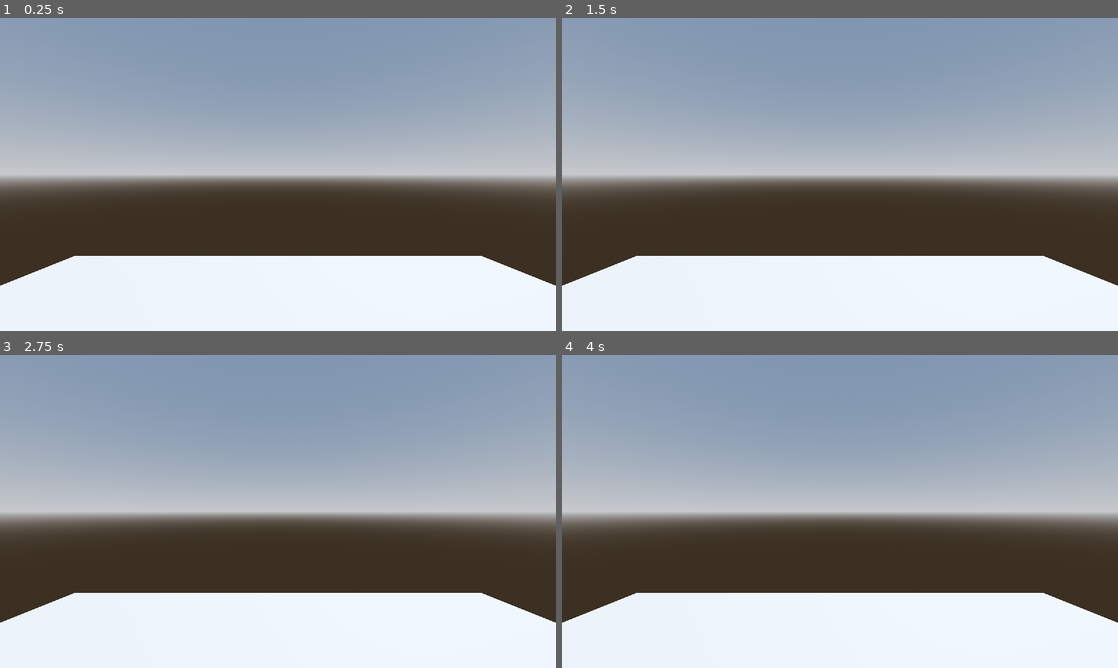
Above: before the commit, frames 1-4 (two rows, left to right).
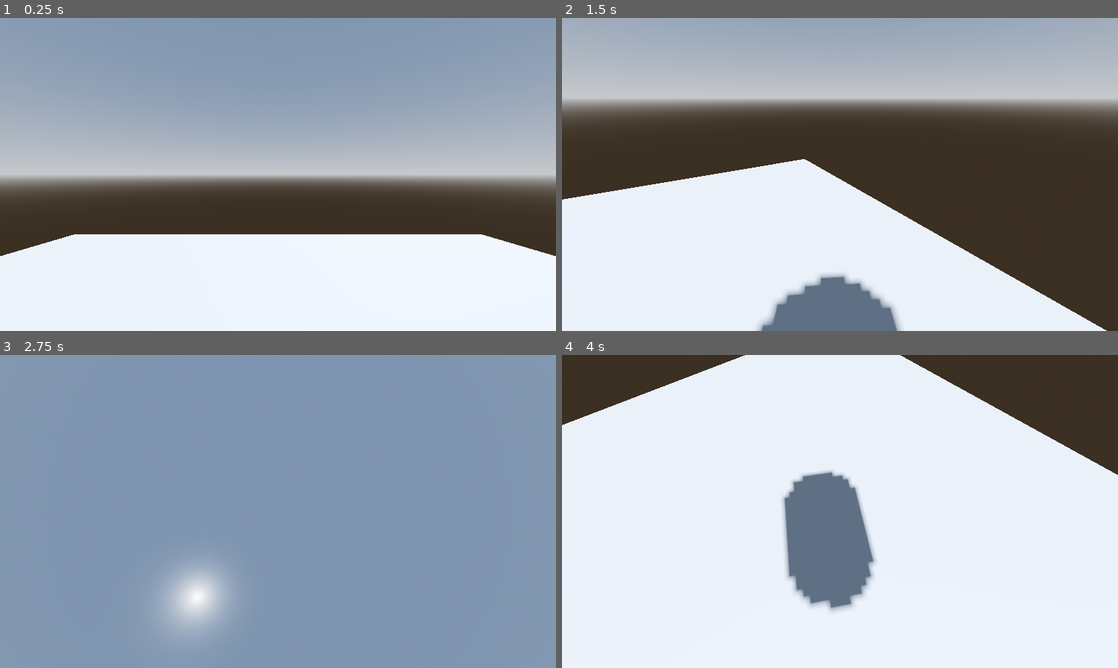
Above: after the commit, the same moments.

Repository: AlexandreQuesnay/PartyGameGodot
Game: Godot game, scene res://test-scene.tscn
The game is run twice, just before and just after one commit, with the same random seed, the same clock (stepped at 60 frames per second) and the same inputs. The project has no main scene, so this scene is started directly.
Inputs (mouse positions are in pixels of both pictures, inside the frame that each line leads up to):
- Up to frame 1 (0.25 s): no input
- Up to frame 2 (1.5 s): tap Enter (ui_accept) at 0.5, 0.6, 0.77, 1.07, 1.25, 1.35 s; move the mouse to (962, 158) at 0.52 s; hold D (right, bound only after the commit) 0.53-1.28 s; move the mouse to (728, 190) at 1.27 s; hold S (down, bound only after the commit) from 1.28 s (still down)
- Up to frame 3 (2.75 s): tap Enter (ui_accept) at 1.52, 1.82, 2.1 s; move the mouse to (333, 442) at 2.02 s; release S (down, bound only after the commit) at 2.03 s; hold D (right, bound only after the commit) from 2.03 s (still down)
- Up to frame 4 (4 s): tap Enter (ui_accept) at 2.75, 2.85, 3.02, 3.32, 3.6, 3.77 s; move the mouse to (812, 574) at 2.77 s; release D (right, bound only after the commit) at 2.78 s; hold W (up, bound only after the commit) 2.78-3.53 s; move the mouse to (1006, 558) at 3.52 s; hold A (left, bound only after the commit) from 3.53 s (still down)

The runs differ from the first frame. In frame 1, 7.2% of the frame differs, in the area x 0-100%, y 69-86%; in frame 2, 70%; in frame 3, 71%; in frame 4, 78%, in the area x 0-100%, y 0-86%.

Commit message:
create player movement script + improve test scene

Diff:
--- /dev/null
+++ b/partygame/player-controller.tscn
@@ -0,0 +1,21 @@
+[gd_scene load_steps=4 format=3 uid="uid://tg3467c7pxas"]
+
+[ext_resource type="Script" path="res://script/player-mouvement/player.gd" id="1_dp7bu"]
+
+[sub_resource type="CapsuleMesh" id="CapsuleMesh_13735"]
+
+[sub_resource type="CapsuleShape3D" id="CapsuleShape3D_rs0md"]
+
+[node name="Player" type="CharacterBody3D"]
+script = ExtResource("1_dp7bu")
+
+[node name="MeshInstance3D" type="MeshInstance3D" parent="."]
+transform = Transform3D(1, 0, 0, 0, 1, 0, 0, 0, 1, 0, 1, 0)
+mesh = SubResource("CapsuleMesh_13735")
+
+[node name="CollisionShape3D" type="CollisionShape3D" parent="."]
+transform = Transform3D(1, 0, 0, 0, 1, 0, 0, 0, 1, 0, 1, 0)
+shape = SubResource("CapsuleShape3D_rs0md")
+
+[node name="Camera3D" type="Camera3D" parent="."]
+transform = Transform3D(1, 0, 0, 0, 1, 0, 0, 0, 1, 0, 1.46937, 0)
--- a/partygame/project.godot
+++ b/partygame/project.godot
@@ -20,6 +20,33 @@
 window/size/viewport_height=1440
 window/size/mode=2
 
+[input]
+
+up={
+"deadzone": 0.5,
+"events": [Object(InputEventKey,"resource_local_to_scene":false,"resource_name":"","device":-1,"window_id":0,"alt_pressed":false,"shift_pressed":false,"ctrl_pressed":false,"meta_pressed":false,"pressed":false,"keycode":0,"physical_keycode":87,"key_label":0,"unicode":122,"location":0,"echo":false,"script":null)
+]
+}
+down={
+"deadzone": 0.5,
+"events": [Object(InputEventKey,"resource_local_to_scene":false,"resource_name":"","device":-1,"window_id":0,"alt_pressed":false,"shift_pressed":false,"ctrl_pressed":false,"meta_pressed":false,"pressed":false,"keycode":0,"physical_keycode":83,"key_label":0,"unicode":115,"location":0,"echo":false,"script":null)
+]
+}
+left={
+"deadzone": 0.5,
+"events": [Object(InputEventKey,"resource_local_to_scene":false,"resource_name":"","device":-1,"window_id":0,"alt_pressed":false,"shift_pressed":false,"ctrl_pressed":false,"meta_pressed":false,"pressed":false,"keycode":0,"physical_keycode":65,"key_label":0,"unicode":113,"location":0,"echo":false,"script":null)
+]
+}
+right={
+"deadzone": 0.5,
+"events": [Object(InputEventKey,"resource_local_to_scene":false,"resource_name":"","device":-1,"window_id":0,"alt_pressed":false,"shift_pressed":false,"ctrl_pressed":false,"meta_pressed":false,"pressed":false,"keycode":0,"physical_keycode":68,"key_label":0,"unicode":100,"location":0,"echo":false,"script":null)
+]
+}
+quit={
+"deadzone": 0.5,
+"events": []
+}
+
 [rendering]
 
 lights_and_shadows/directional_shadow/soft_shadow_filter_quality=3
--- /dev/null
+++ b/partygame/script/player-mouvement/player.gd
@@ -0,0 +1,40 @@
+extends CharacterBody3D
+
+@onready var camera = $Camera3D
+
+const SPEED = 5.0
+const JUMP_VELOCITY = 4.5
+
+# Get the gravity from the project settings to be synced with RigidBody nodes.
+var gravity = 20.0
+
+func _ready():
+	Input.mouse_mode = Input.MOUSE_MODE_CAPTURED
+
+func _unhandled_input(event):
+	if event is InputEventMouseMotion:
+		rotate_y(-event.relative.x * .005)
+		camera.rotate_x(-event.relative.y * .005)
+		camera.rotation.x = clamp(camera.rotation.x, -PI/2, PI/2)
+
+func _physics_process(delta: float) -> void:
+	# Add the gravity.
+	if not is_on_floor():
+		velocity += get_gravity() * delta
+
+	# Handle jump.
+	if Input.is_action_just_pressed("ui_accept") and is_on_floor():
+		velocity.y = JUMP_VELOCITY
+
+	# Get the input direction and handle the movement/deceleration.
+	# As good practice, you should replace UI actions with custom gameplay actions.
+	var input_dir := Input.get_vector("left", "right", "up", "down")
+	var direction := (transform.basis * Vector3(input_dir.x, 0, input_dir.y)).normalized()
+	if direction:
+		velocity.x = direction.x * SPEED
+		velocity.z = direction.z * SPEED
+	else:
+		velocity.x = move_toward(velocity.x, 0, SPEED)
+		velocity.z = move_toward(velocity.z, 0, SPEED)
+
+	move_and_slide()
--- a/partygame/test-scene.tscn
+++ b/partygame/test-scene.tscn
@@ -1,4 +1,6 @@
-[gd_scene load_steps=5 format=3 uid="uid://bdi44opeolwcv"]
+[gd_scene load_steps=8 format=3 uid="uid://bdi44opeolwcv"]
+
+[ext_resource type="PackedScene" uid="uid://tg3467c7pxas" path="res://player-controller.tscn" id="1_sp6oi"]
 
 [sub_resource type="ProceduralSkyMaterial" id="ProceduralSkyMaterial_5so7c"]
 sky_horizon_color = Color(0.64625, 0.65575, 0.67075, 1)
@@ -16,6 +18,10 @@
 [sub_resource type="PlaneMesh" id="PlaneMesh_xryii"]
 size = Vector2(10, 10)
 
+[sub_resource type="PhysicsMaterial" id="PhysicsMaterial_t6vvu"]
+
+[sub_resource type="WorldBoundaryShape3D" id="WorldBoundaryShape3D_xqyyc"]
+
 [node name="Node3D" type="Node3D"]
 
 [node name="WorldEnvironment" type="WorldEnvironment" parent="."]
@@ -25,8 +31,13 @@
 transform = Transform3D(-0.866025, -0.433013, 0.25, 0, 0.5, 0.866025, -0.5, 0.75, -0.433013, 0, 0, 0)
 shadow_enabled = true
 
-[node name="Camera3D" type="Camera3D" parent="."]
-transform = Transform3D(1, 0, 0, 0, 1, 0, 0, 0, 1, 0, 2, 0)
-
 [node name="MeshInstance3D" type="MeshInstance3D" parent="."]
 mesh = SubResource("PlaneMesh_xryii")
+
+[node name="StaticBody3D" type="StaticBody3D" parent="MeshInstance3D"]
+physics_material_override = SubResource("PhysicsMaterial_t6vvu")
+
+[node name="CollisionShape3D" type="CollisionShape3D" parent="MeshInstance3D/StaticBody3D"]
+shape = SubResource("WorldBoundaryShape3D_xqyyc")
+
+[node name="Player" parent="." instance=ExtResource("1_sp6oi")]
